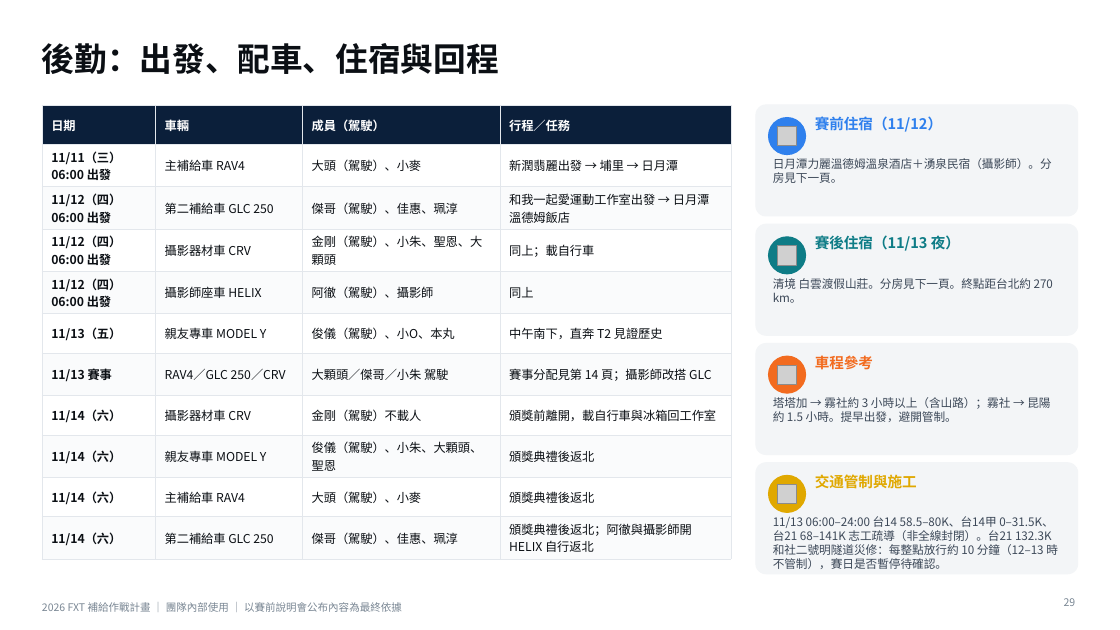
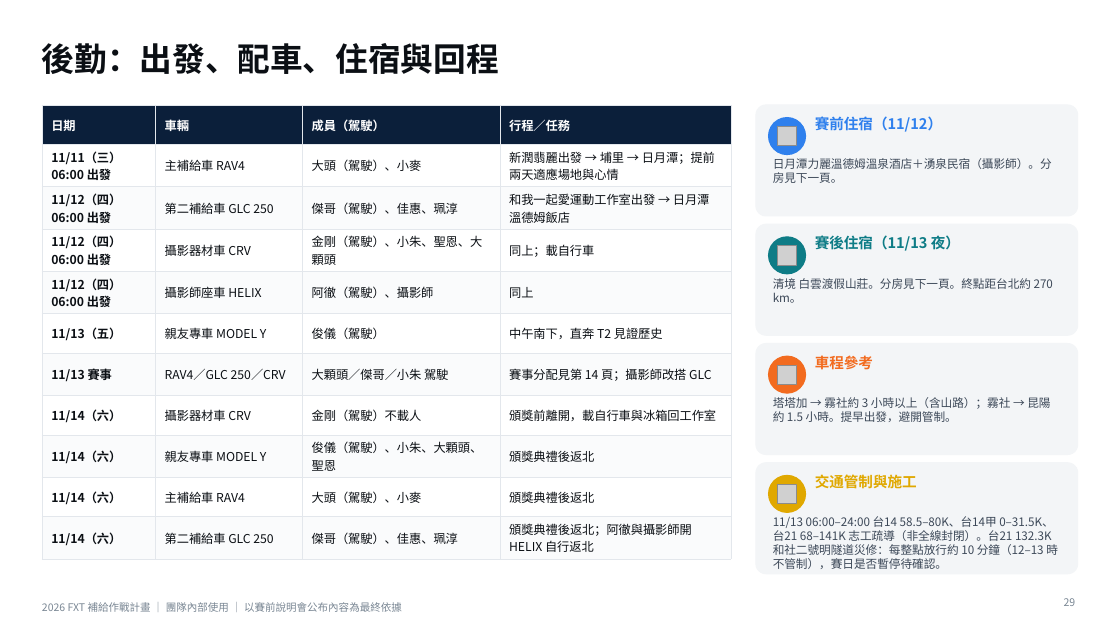
Before and after one commit to powermovebboy-sys/Race-site, a slide deck: slide 29 of deck/2026_FXT_補給作戰計畫.pptx. Drawn at 1120x630 pixels with LibreOffice and Linux fonts; fonts in the diff are those of the drawing; grey boxes stand for pictures. Boxes give left, top, right and bottom in pixels: in the first picture for what was removed or moved away, otherwise in the second. Text is boxed around its words. In the diff, an @@ line names an element or a change of style, - is before the commit and + after.

```diff
--- a/deck/2026_FXT_補給作戰計畫.pptx
+++ b/deck/2026_FXT_補給作戰計畫.pptx
@@ table at [42, 105, 731, 556] @@
-row 2, column 4: 新潤翡麗出發 → 埔里 → 日月潭
+row 2, column 4: 新潤翡麗出發 → 埔里 → 日月潭；提前兩天適應場地與心情
-row 6, column 3: 俊儀（駕駛）、小O、本丸
+row 6, column 3: 俊儀（駕駛）
```
Also in this commit, not shown: 4 other slides changed, 3 other files.
